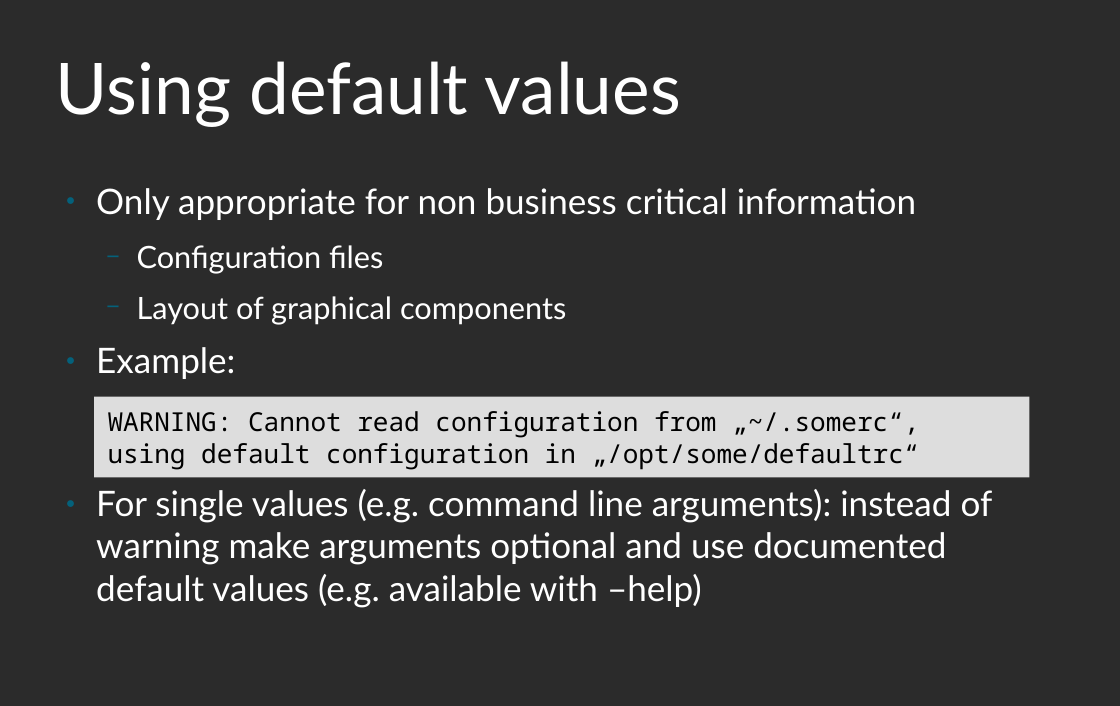
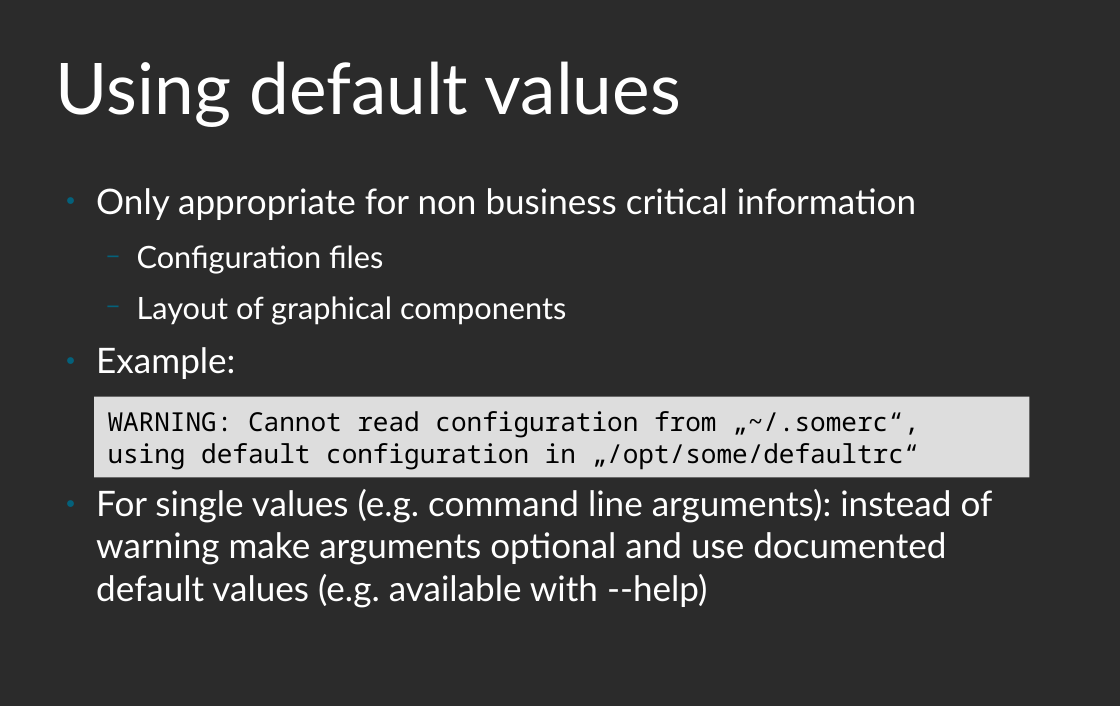
Before and after one commit to roskakori/talks, a slide deck: slide 51 of pygraz/helpful_logging_with_python/Helpful logging with Python.odp (slide 49 before the commit). Drawn at 1120x706 pixels with LibreOffice and Linux fonts; fonts in the diff are those of the drawing; background and template pictures are left out; a plain dark background stands for a picture behind light text. Boxes give left, top, right and bottom in pixels: in the first picture for what was removed or moved away, otherwise in the second. Text is boxed around its words. In the diff, an @@ line names an element or a change of style, - is before the commit and + after.

```diff
--- a/pygraz/helpful_logging_with_python/Helpful logging with Python.odp
+++ b/pygraz/helpful_logging_with_python/Helpful logging with Python.odp
@@ text at (x1=96, y1=489, x2=993, y2=607): text changed @@
-● For single values (e.g. command line arguments): instead of warning make arguments optional and use documented default values (e.g. available with –help)
+● For single values (e.g. command line arguments): instead of warning make arguments optional and use documented default values (e.g. available with --help)
```
Also in this commit, not shown: 15 other slides changed, 7 slides added, 6 other files.
